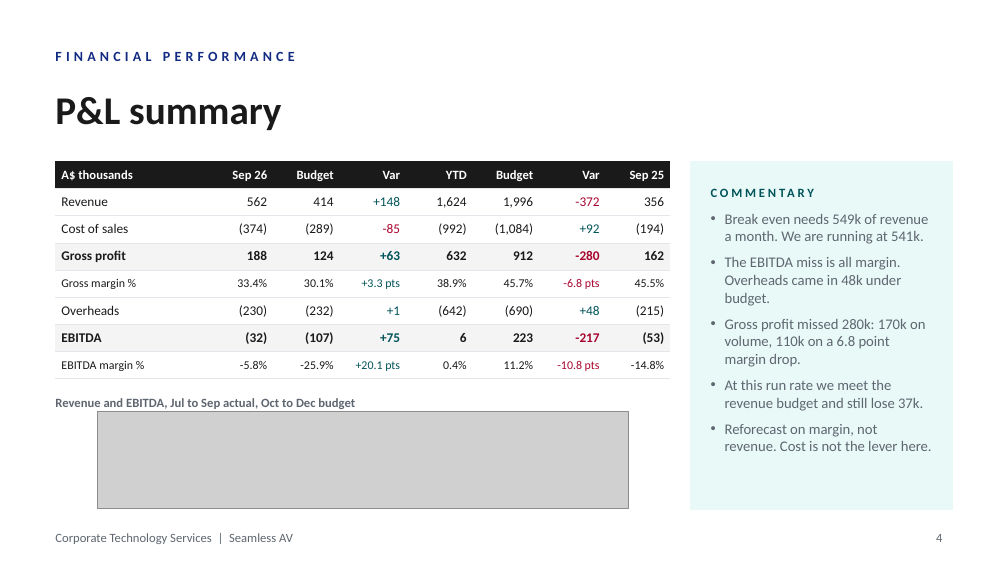
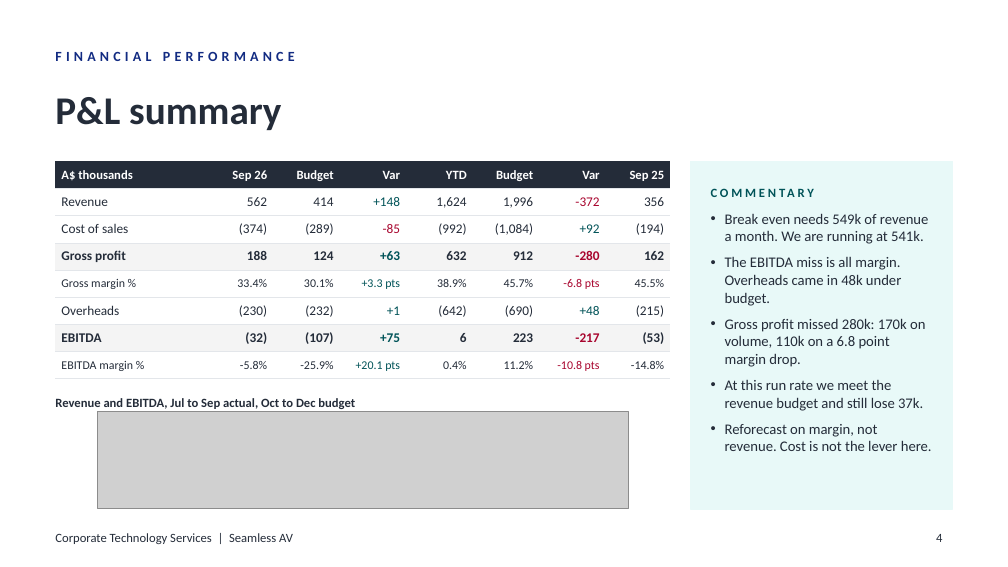
Before and after one commit to WesleyNelson-O33/Claude, a slide deck: slide 4 of deck/CTS Monthly Business Review - September 2026.pptx. Drawn at 1008x567 pixels with LibreOffice and Linux fonts; fonts in the diff are those of the drawing; grey boxes stand for pictures; background and template pictures are left out. Boxes give left, top, right and bottom in pixels: in the first picture for what was removed or moved away, otherwise in the second. Text is boxed around its words. In the diff, an @@ line names an element or a change of style, - is before the commit and + after.

```diff
--- a/deck/CTS Monthly Business Review - September 2026.pptx
+++ b/deck/CTS Monthly Business Review - September 2026.pptx
@@ title "P&L summary" at bbox=[55, 97, 281, 130]: text colour #1A1A1A to #242C39 @@
@@ table at bbox=[55, 161, 670, 379] @@
@@ fill #1A1A1A to #242C39 in row 1 @@
@@ text colour #1A1A1A to #242C39 in "Revenue", "562", "414", "1,624" and 38 more places @@
@@ text colour #5F6670 to #242C39 in 4 elements at bbox=[55, 398, 355, 409], bbox=[725, 213, 932, 451], bbox=[936, 534, 942, 542], bbox=[55, 533, 293, 544] @@
```
Also in this commit, not shown: 17 other slides changed, 1 other file.
